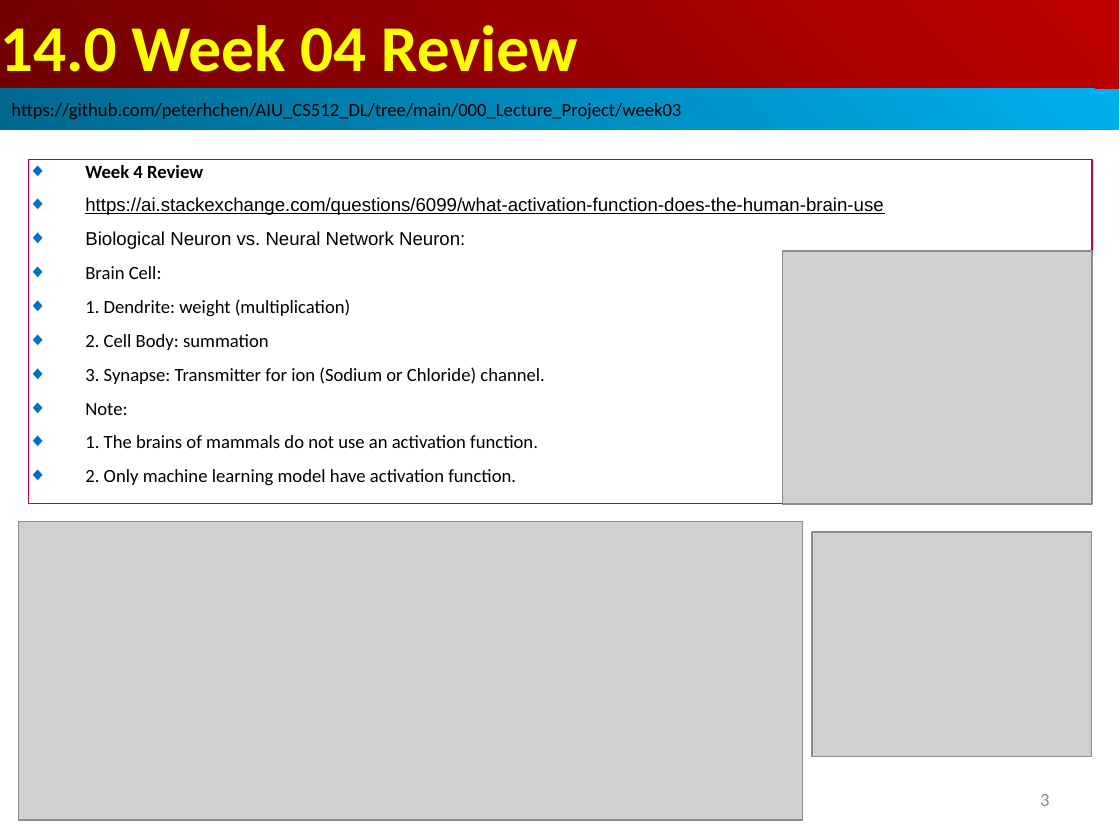
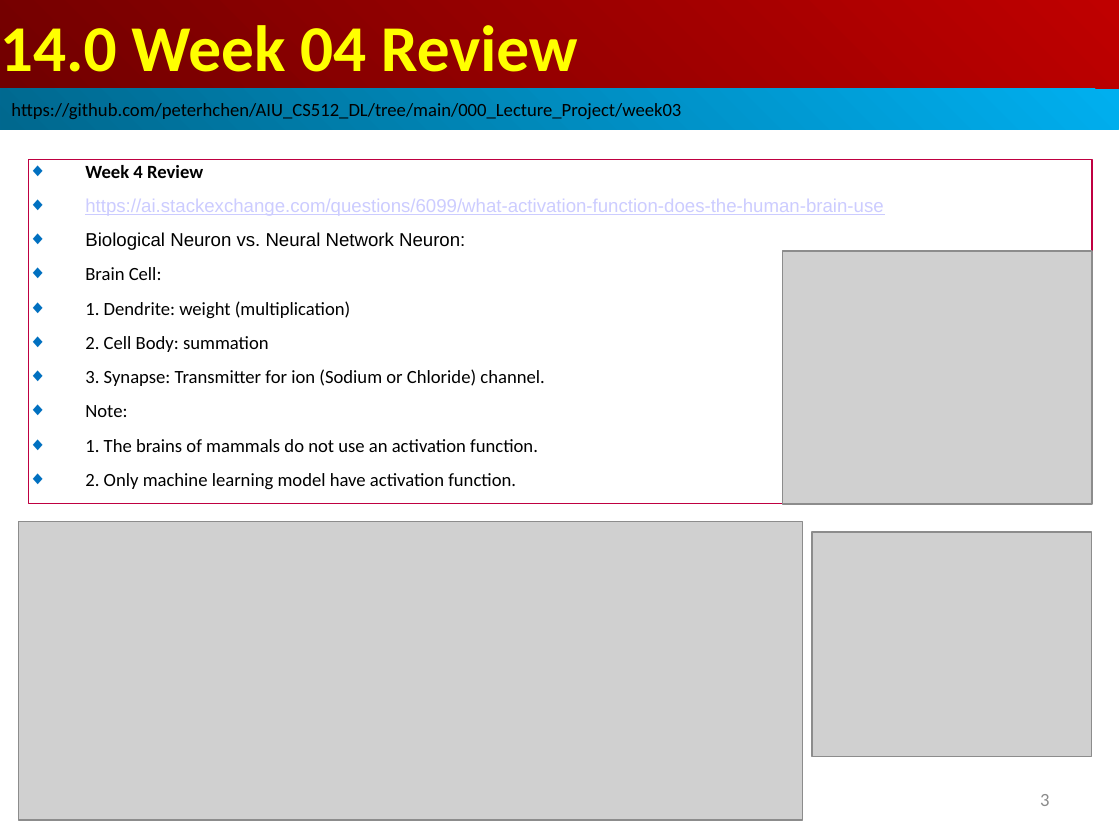
Before and after one commit to peterhchen/AIU_CS512_DL, a slide deck: slide 3 of 000_Lecture_Project/week05/01_Lecture/14.00_w04_review.ppt. Drawn at 1120x840 pixels with LibreOffice and Linux fonts; fonts in the diff are those of the drawing; grey boxes stand for pictures. Boxes give left, top, right and bottom in pixels: in the first picture for what was removed or moved away, otherwise in the second. Text is boxed around its words. In the diff, an @@ line names an element or a change of style, - is before the commit and + after.

```diff
--- a/000_Lecture_Project/week05/01_Lecture/14.00_w04_review.ppt
+++ b/000_Lecture_Project/week05/01_Lecture/14.00_w04_review.ppt
@@ rectangle "Week 4 Review" at [28,159,1092,504]: text colour #000000 to #CCCCFF in "https://ai.stackexchange.com/questions/6099/what-activation- ..." @@
```
Also in this commit, not shown: 3 other slides changed, 1 other file.
